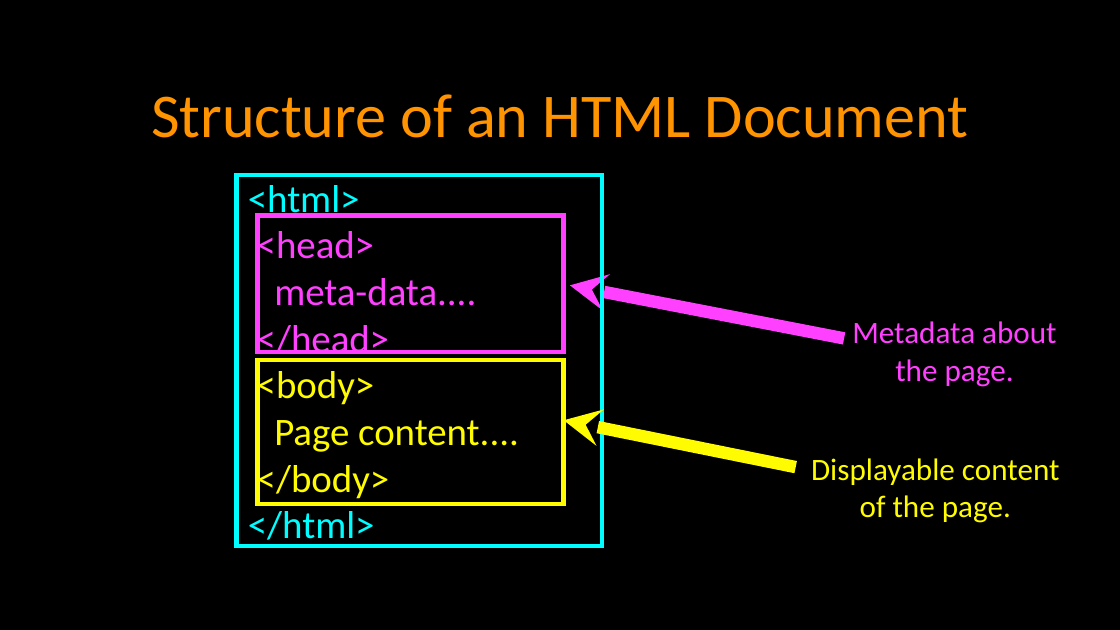
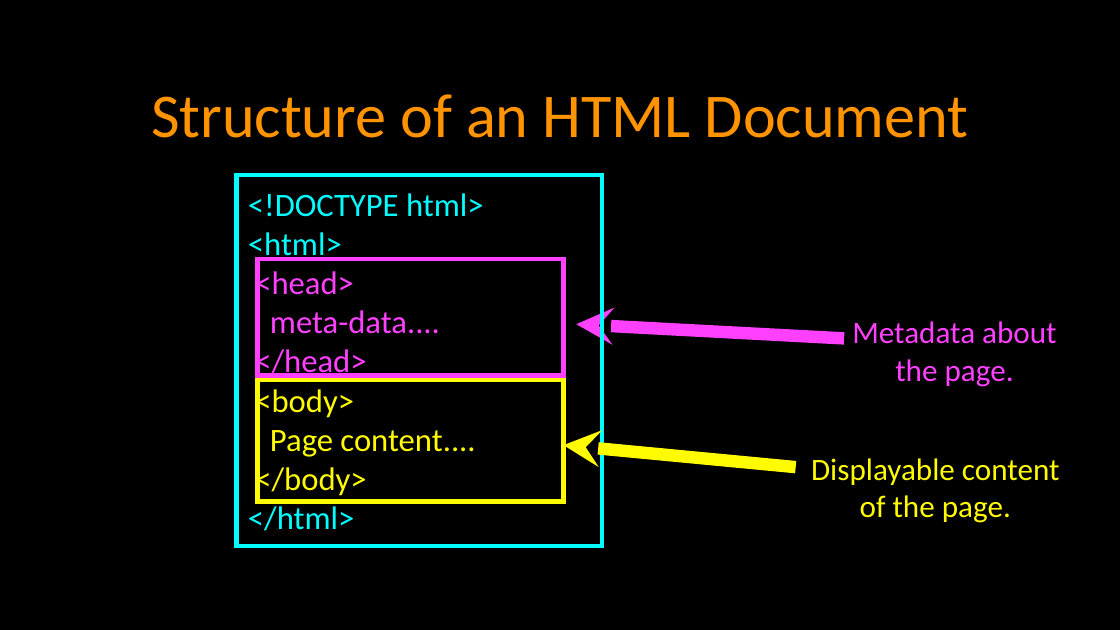
Before and after one commit to csev/wa4e, a slide deck: slide 11 of lectures/Web-02-HTML.ppt. Drawn at 1120x630 pixels with LibreOffice and Linux fonts; fonts in the diff are those of the drawing. Boxes give left, top, right and bottom in pixels: in the first picture for what was removed or moved away, otherwise in the second. Text is boxed around its words. In the diff, an @@ line names an element or a change of style, - is before the commit and + after.

Commit message:
Tweak

```diff
--- a/lectures/Web-02-HTML.ppt
+++ b/lectures/Web-02-HTML.ppt
@@ text "<!DOCTYPE html>": place and size @@
-text "<!DOCTYPE html>" at <box>248,185,519,548</box>
+text "<!DOCTYPE html>" at <box>248,193,484,531</box>
@@ text at <box>248,193,484,217</box>: paragraph added @@
+<!DOCTYPE html>
@@ text at <box>248,232,475,531</box>: size 25 to 21 pt in "<html>", "<head>", "meta-data....", "</head>" and 4 more places @@
@@ rectangle: place and size @@
-rectangle at <box>258,216,563,353</box>
+rectangle at <box>258,259,563,375</box>
@@ arrow moved from (570, 286) - (844, 338) to (577, 325) - (844, 338) @@
@@ rectangle: place and size @@
-rectangle at <box>258,361,563,505</box>
+rectangle at <box>258,381,563,502</box>
@@ arrow moved from (563, 420) - (795, 467) to (563, 446) - (795, 467) @@
```
Also in this commit, not shown: 1 other slide changed.
